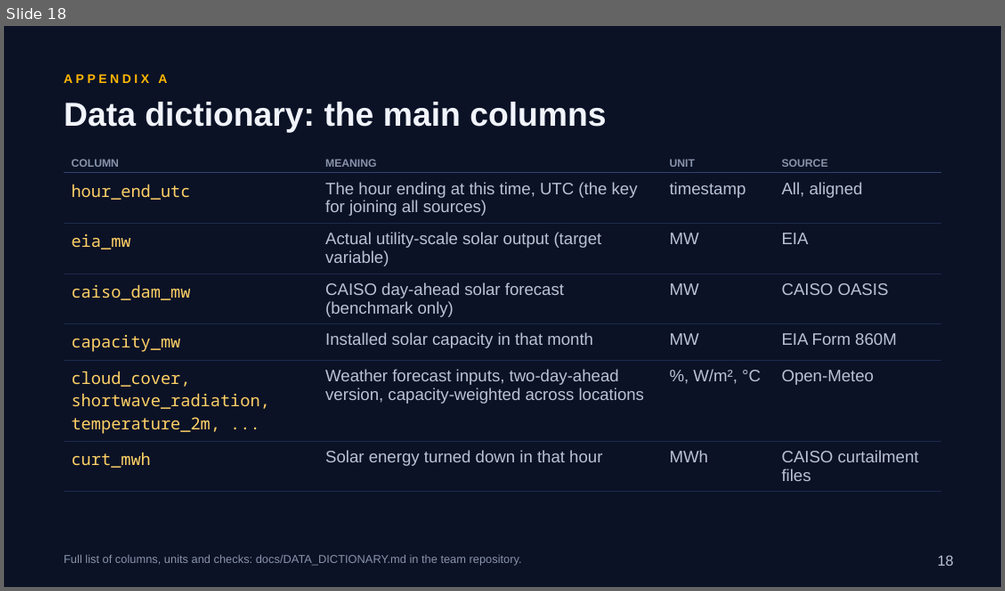
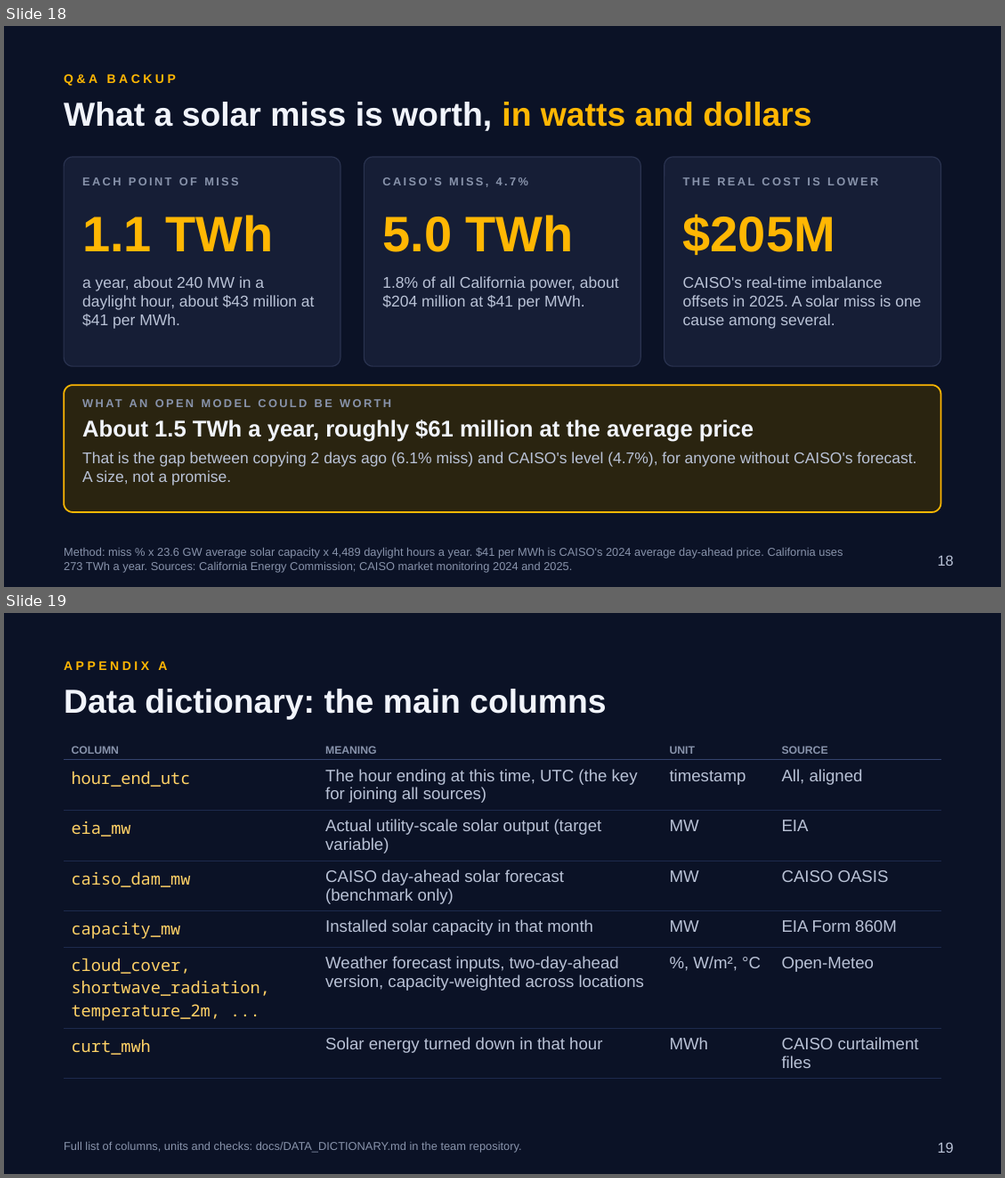
Before and after one commit to RaulSolaNavarro/caiso-solar-forecast, a slide deck: deck/capstone2/Capstone2_Deck.pptx. Shown one above the other, each under a label of ours: slide 18 before the commit, slides 18 and 19 after it. The pictures are 1005x591 and 1005x1178 pixels, drawn with LibreOffice and Linux fonts; fonts in the diff are those of the drawing. Boxes give left, top, right and bottom in pixels: in the first picture for what was removed or moved away, otherwise in the second. Text is boxed around its words. In the diff, an @@ line names an element or a change of style, - is before the commit and + after.

```diff
--- a/deck/capstone2/Capstone2_Deck.pptx
+++ b/deck/capstone2/Capstone2_Deck.pptx
@@ slide 18 added at (4, 26, 1001, 587), background #0B1226 @@
@@ text added at (64, 74, 176, 86), 12 pt, text #FFB703, bold @@
+Q&A BACKUP
@@ text added at (64, 102, 811, 131), 32 pt, text #F1F4FB, bold @@
+What a solar miss is worth, in watts and dollars
@@ rounded rectangle added at (64, 157, 340, 366), fill #161E36, outline #2A3350 1 pt @@
@@ rounded rectangle added at (364, 157, 641, 366), fill #161E36, outline #2A3350 1 pt @@
@@ rounded rectangle added at (664, 157, 941, 366), fill #161E36, outline #2A3350 1 pt @@
@@ text added at (82, 177, 238, 185), 11 pt, text #8893AB, bold @@
+EACH POINT OF MISS
@@ text added at (382, 177, 528, 187), 11 pt, text #8893AB, bold @@
+CAISO'S MISS, 4.7%
@@ text added at (683, 177, 878, 185), 11 pt, text #8893AB, bold @@
+THE REAL COST IS LOWER
@@ text added at (82, 215, 273, 251), 48 pt, text #FFB703, bold @@
+1.1 TWh
@@ text added at (382, 215, 574, 252), 48 pt, text #FFB703, bold @@
+5.0 TWh
@@ text added at (683, 214, 835, 255), 48 pt, text #FFB703, bold @@
+$205M
@@ text added at (82, 276, 315, 329), 15 pt, text #B9C2D6 @@
+a year, about 240 MW in a daylight hour, about $43 million at $41 per MWh.
@@ text added at (382, 276, 619, 310), 15 pt, text #B9C2D6 @@
+1.8% of all California power, about $204 million at $41 per MWh.
@@ text added at (683, 276, 921, 329), 15 pt, text #B9C2D6 @@
+CAISO's real-time imbalance offsets in 2025. A solar miss is one cause among several.
@@ rounded rectangle added at (64, 385, 941, 512), fill #2A2410, outline #FFB703 1.5 pt @@
@@ text added at (82, 419, 916, 485), 15 pt, text #B9C2D6 @@
+WHAT AN OPEN MODEL COULD BE WORTH
+About 1.5 TWh a year, roughly $61 million at the average price
+That is the gap between copying 2 days ago (6.1% miss) and CAISO's level (4.7%), for anyone without CAISO's forecast. A size, not a promise.
@@ text added at (64, 547, 842, 572), 11 pt, text #8893AB @@
+Method: miss % x 23.6 GW average solar capacity x 4,489 daylight hours a year. $41 per MWh is CAISO's 2024 average day-ahead price. California uses 273 TWh a year. Sources: California Energy Commission; CAISO market monitoring 2024 and 2025.
@@ page number added at (938, 555, 954, 565), 14 pt, text #B9C2D6 @@
+18
@@ what was slide 18 is now slide 19 @@
@@ page number at (938, 1142, 954, 1152): text changed @@
-18
+19
```
Also in this commit, not shown: 7 slides changed, 7 other slides added, 7 slides removed, 3 other files.
